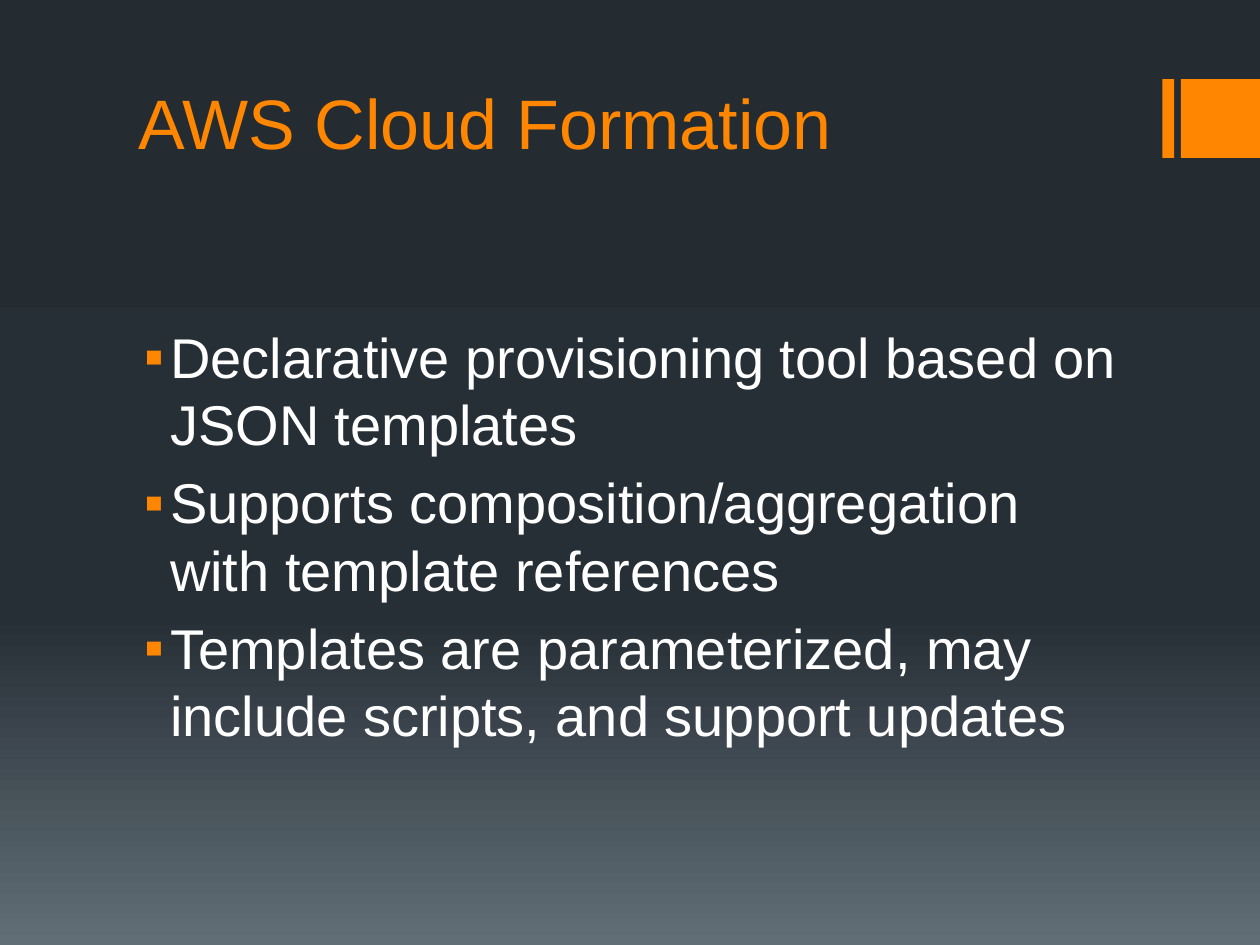
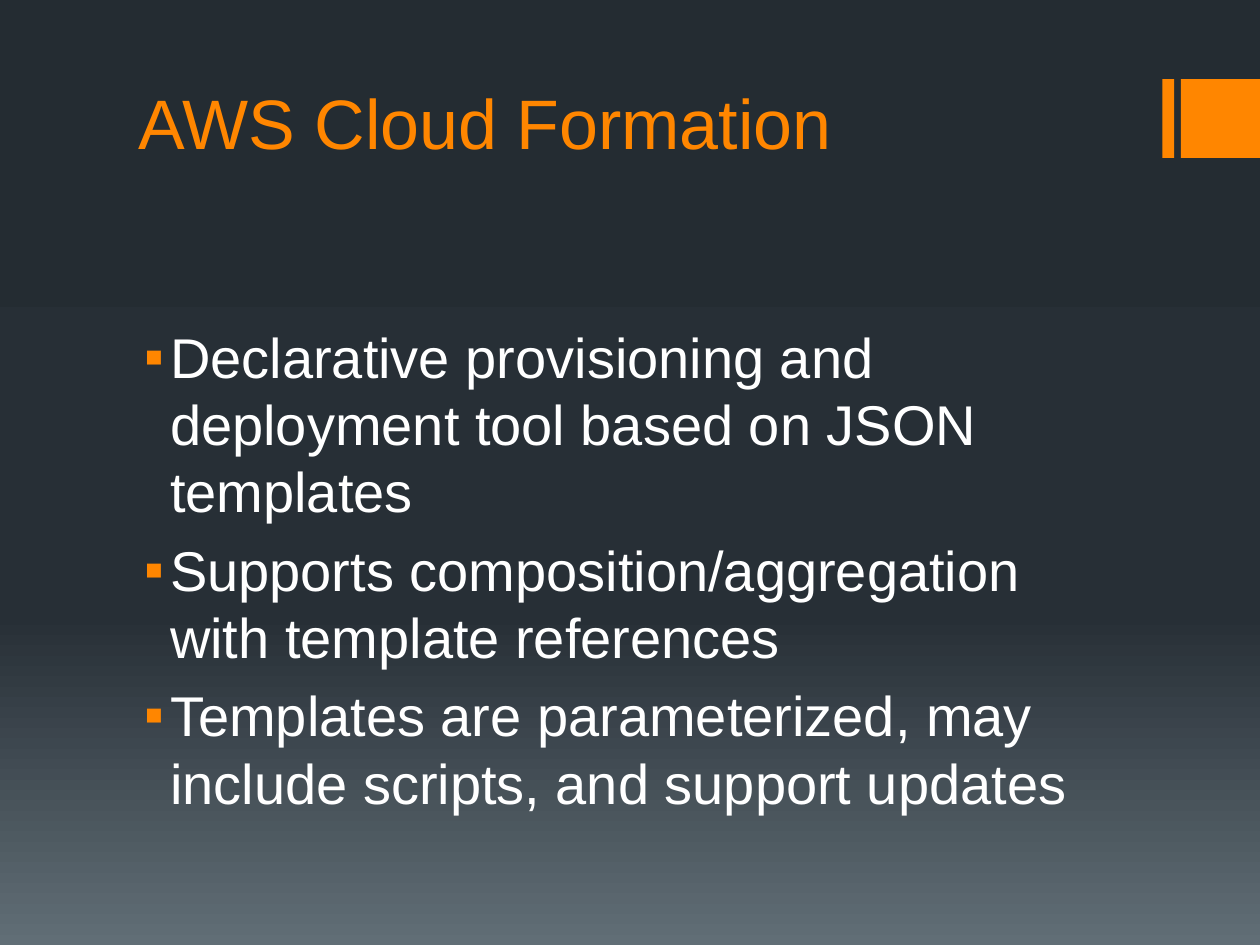
Before and after one commit to 2mind/aws-provisioning, a slide deck: slide 12 of aws_provisioning.pptx. Drawn at 1260x945 pixels with LibreOffice and Linux fonts; fonts in the diff are those of the drawing; background and template pictures are left out. Boxes give left, top, right and bottom in pixels: in the first picture for what was removed or moved away, otherwise in the second. Text is boxed around its words. In the diff, an @@ line names an element or a change of style, - is before the commit and + after.

```diff
--- a/aws_provisioning.pptx
+++ b/aws_provisioning.pptx
@@ text at <box>170,337,976,523</box>: text changed @@
-▪ Declarative provisioning tool based on JSON templates
+▪ Declarative provisioning and deployment tool based on JSON templates
```
Also in this commit, not shown: 7 other slides changed, 2 slides added.
